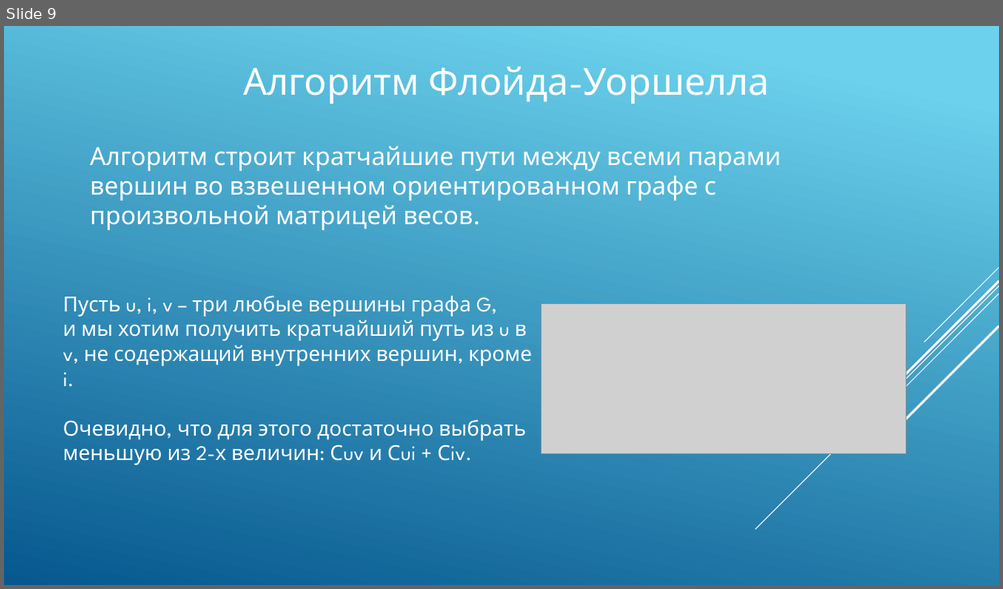
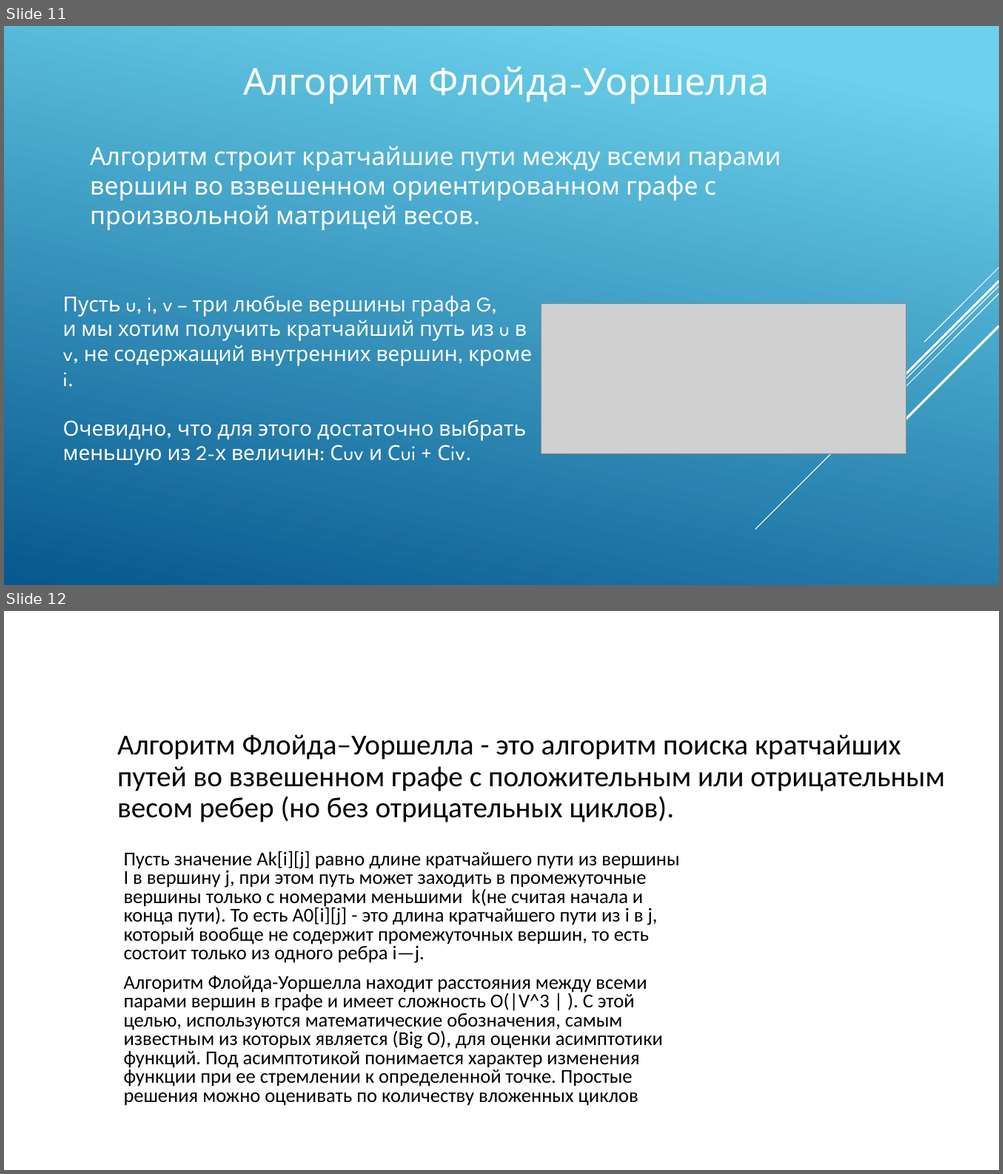
Before and after one commit to BelovitskiyDA/Shortcut, a slide deck: Shortcut.pptx. Shown one above the other, each under a label of ours: slide 9 before the commit, slides 11 and 12 after it. The pictures are 1003x589 and 1003x1174 pixels, drawn with LibreOffice and Linux fonts; fonts in the diff are those of the drawing; grey boxes stand for pictures; background and template pictures are left out. Boxes give left, top, right and bottom in pixels: in the first picture for what was removed or moved away, otherwise in the second. Text is boxed around its words. In the diff, an @@ line names an element or a change of style, - is before the commit and + after.

```diff
--- a/Shortcut.pptx
+++ b/Shortcut.pptx
@@ slide 12 added at (4, 611, 999, 1170), background picture (left out) @@
@@ title added at (117, 735, 945, 823), 28 pt, text #000000 @@
+Алгоритм Флойда–Уоршелла - это алгоритм поиска кратчайших путей во взвешенном графе с положительным или отрицательным весом ребер (но без отрицательных циклов).
@@ subtitle added at (124, 851, 679, 1106), 19 pt, text #000000 @@
+Пусть значение Аk[i][j] равно длине кратчайшего пути из вершины I в вершину j, при этом путь может заходить в промежуточные вершины только с номерами меньшими k(не считая начала и конца пути). То есть A0[i][j] - это длина кратчайшего пути из i в j, который вообще не содержит промежуточных вершин, то есть состоит только из одного ребра i—j.
+Алгоритм Флойда-Уоршелла находит расстояния между всеми парами вершин в графе и имеет сложность О(|V^3 | ). С этой целью, используются математические обозначения, самым известным из которых является (Big O), для оценки асимптотики функций. Под асимптотикой понимается характер изменения функции при ее стремлении к определенной точке. Простые решения можно оценивать по количеству вложенных циклов
@@ what was slide 9 is now slide 11 @@
```
Also in this commit, not shown: 1 slide changed, 4 other slides added, 1 slide removed.
